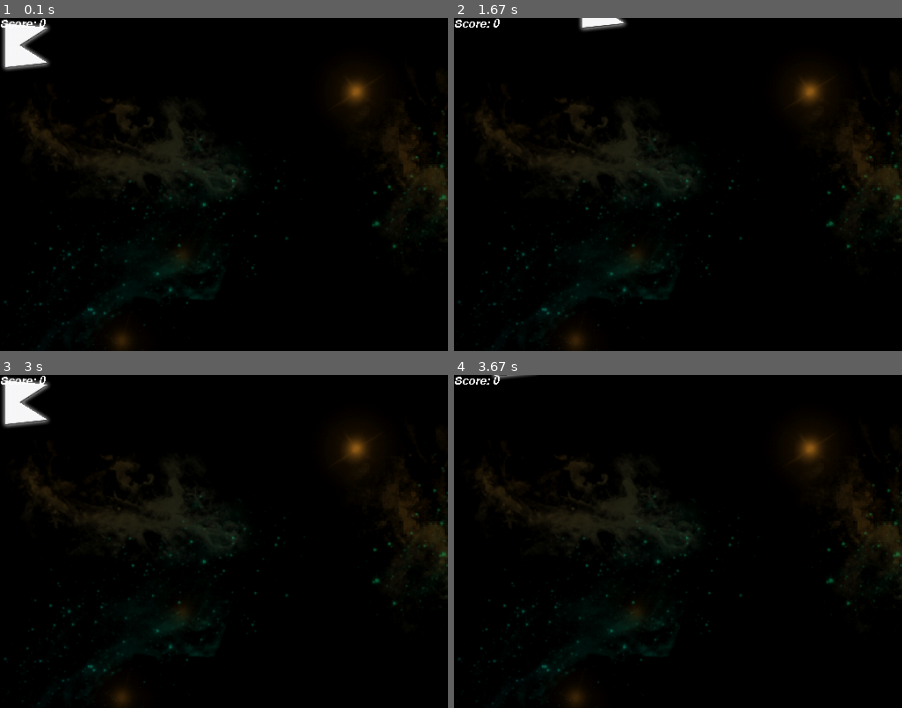
Above: before the commit, frames 1-4 (two rows, left to right).
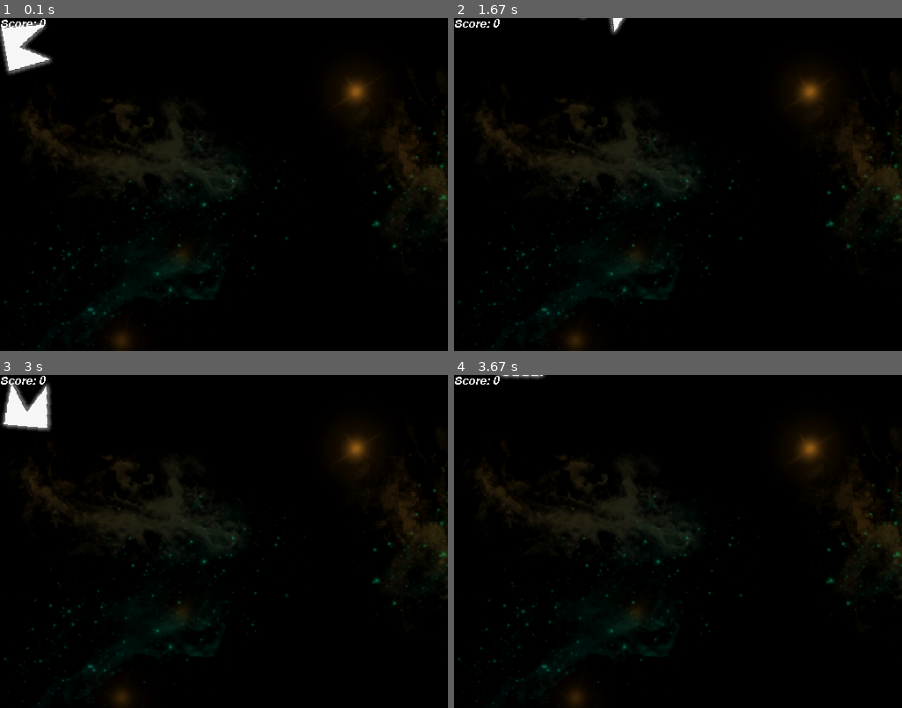
Above: after the commit, the same moments.

Repository: ivanvenosdel/colored-shapes
Game: pygame game, started from main.py
The game is run twice, just before and just after one commit, with the same random seed, the same clock (stepped at 60 frames per second) and the same inputs. The source is Python 2; it was converted automatically to run under Python 3.
Inputs:
- Up to frame 1 (0.1 s): no input
- Up to frame 2 (1.67 s): hold Right 0.33-0.8 s; hold Up 0.83-1.13 s; hold Right 1.17-1.63 s
- Up to frame 3 (3 s): hold Left 1.67-2.2 s; hold Down 2.23-2.53 s; hold Left 2.57-2.97 s
- Up to frame 4 (3.67 s): hold Up 3-3.37 s; hold Right from 3.4 s (still down)
The pictures show only the part of the screen within x 0-50%, y 0-50%; the shares and areas given below are measured in that part.

The runs differ from the first frame. In frame 1, 0.5% of the frame differs, in the area x 0-12%, y 0-18%; in frame 2, 0.4%; in frame 3, 1.1%, in the area x 0-12%, y 0-17%; in frame 4, 0.1%.

Commit message:
Refactored Head to be a shape

Diff:
--- a/actors/head.py
+++ b/actors/head.py
@@ -1,27 +1,9 @@
 import random
 import uuid
 
-import pygame
-from pygame.sprite import Sprite
+from actors.shape import Shape
 
-import imageutils
+class Head(Shape):
 
-class Head(Sprite):
-
-    def __init__(self):
-        Sprite.__init__(self) #call Sprite intializer
-
-        self.id = uuid.uuid1()
-        self.texture_path = "head.png"
-        self.original, self.rect = imageutils.load_image(self.texture_path, -1)
-
-        #Make origin the center of the shape
-        self.rect = self.original.get_rect(center=self.rect.center)
-
-        self.rect.move_ip((-self.original.get_width()/2, -self.original.get_height()/2))
-
-        self.image = pygame.transform.scale(self.original, (64,64))
-        self.rect = self.image.get_rect()
-
-    def update(self, delta):
-        pass
+    def __init__(self, size, rotation):
+        Shape.__init__(self, "head.png", size, rotation)
--- a/actors/hexagon.py
+++ b/actors/hexagon.py
@@ -2,5 +2,8 @@
 
 class Hexagon(Shape):
 
+    shape_type = "hex"
+
     def __init__(self, size, rotation, color="blue"):
-        Shape.__init__(self, "hex", color, size, rotation)
+        texture_path = Shape.build_texture_path(color, shape_type)
+        Shape.__init__(self, texture_path, size, rotation)
--- a/actors/octagon.py
+++ b/actors/octagon.py
@@ -2,5 +2,8 @@
 
 class Octagon(Shape):
 
+    shape_type = "octagon"
+
     def __init__(self, size, rotation, color="blue"):
-        Shape.__init__(self, "octagon", color, size, rotation)
+        texture_path = Shape.build_texture_path(color, shape_type)
+        Shape.__init__(self, texture_path, size, rotation)
--- a/actors/pentagon.py
+++ b/actors/pentagon.py
@@ -2,5 +2,8 @@
 
 class Pentagon(Shape):
 
+    shape_type = "pentagon"
+
     def __init__(self, size, rotation, color="blue"):
-        Shape.__init__(self, "pentagon", color, size, rotation)
+        texture_path = Shape.build_texture_path(color, shape_type)
+        Shape.__init__(self, texture_path, size, rotation)
--- a/actors/shape.py
+++ b/actors/shape.py
@@ -9,16 +9,14 @@
 class Shape(Sprite):
     loaded_images = {}
 
-    def __init__(self, shape, color, size, rotation):
+    def __init__(self, texture_path, size, rotation):
         Sprite.__init__(self) #call Sprite intializer
         self.id = uuid.uuid1()
 
         self.rotation = rotation
         self.size = size
+        self.texture_path = texture_path
 
-        self.color = color
-        self.shape = shape
-        self.texture_path = "%s_%s.png" % (color, self.shape)
         self.image = pygame.transform.scale(self.getfile(self.texture_path), (self.size, self.size))
         self.rect = self.image.get_rect();
         self.original = self.image;
@@ -38,3 +36,7 @@
             rect.move_ip((-image.get_width()/2, -image.get_height()/2))
             Shape.loaded_images[texture_path] = image
             return image
+
+    @classmethod
+    def build_texture_path(color, shape_type):
+        return "%s_%s.png" % (color, shape_type)
--- a/actors/square.py
+++ b/actors/square.py
@@ -2,5 +2,8 @@
 
 class Square(Shape):
 
+    shape_type = "square"
+
     def __init__(self, size, rotation, color="blue"):
-        Shape.__init__(self, "square", color, size, rotation)
+        texture_path = Shape.build_texture_path(color, shape_type)
+        Shape.__init__(self, texture_path, size, rotation)
--- a/actors/tri.py
+++ b/actors/tri.py
@@ -2,5 +2,8 @@
 
 class Tri(Shape):
 
+    shape_type = "tri"
+
     def __init__(self, size, rotation, color="blue"):
-        Shape.__init__(self, "tri", color, size, rotation)
+        texture_path = Shape.build_texture_path(color, shape_type)
+        Shape.__init__(self, texture_path, size, rotation)
--- a/player.py
+++ b/player.py
@@ -5,7 +5,7 @@
 class Player():
 
     def __init__(self):
-        self.head = Head()
+        self.head = Head(64, 0)
         #Graph of each shape id and the ids of the shapes connected to it
         self.shape_graph = {self.head.id: []}
         self.leaf_ids = []
